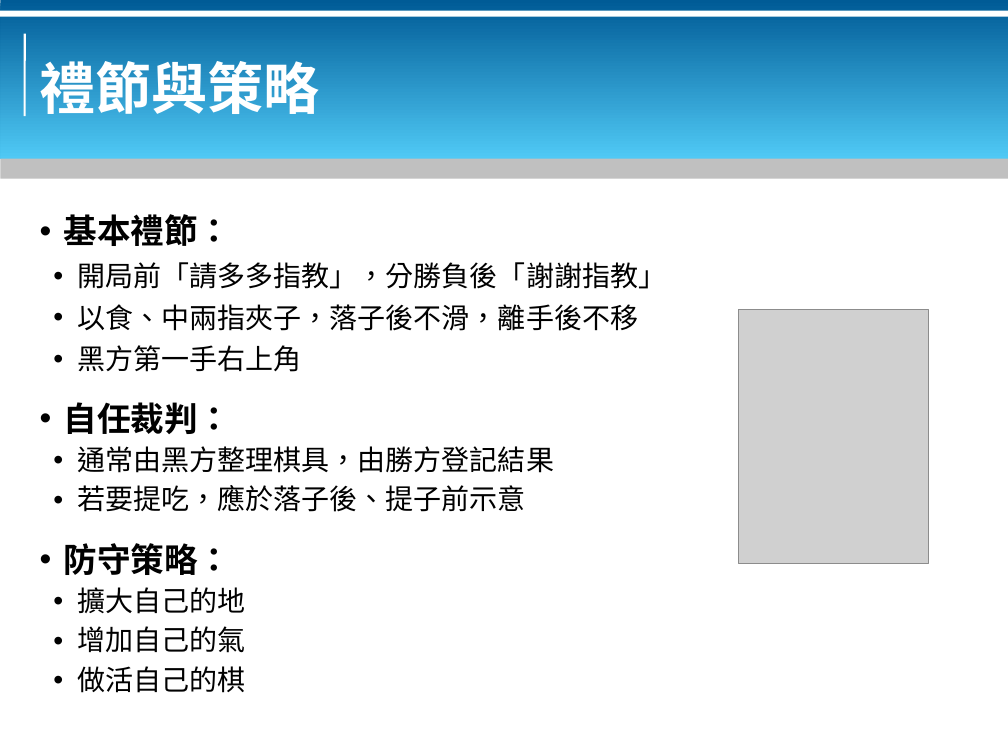
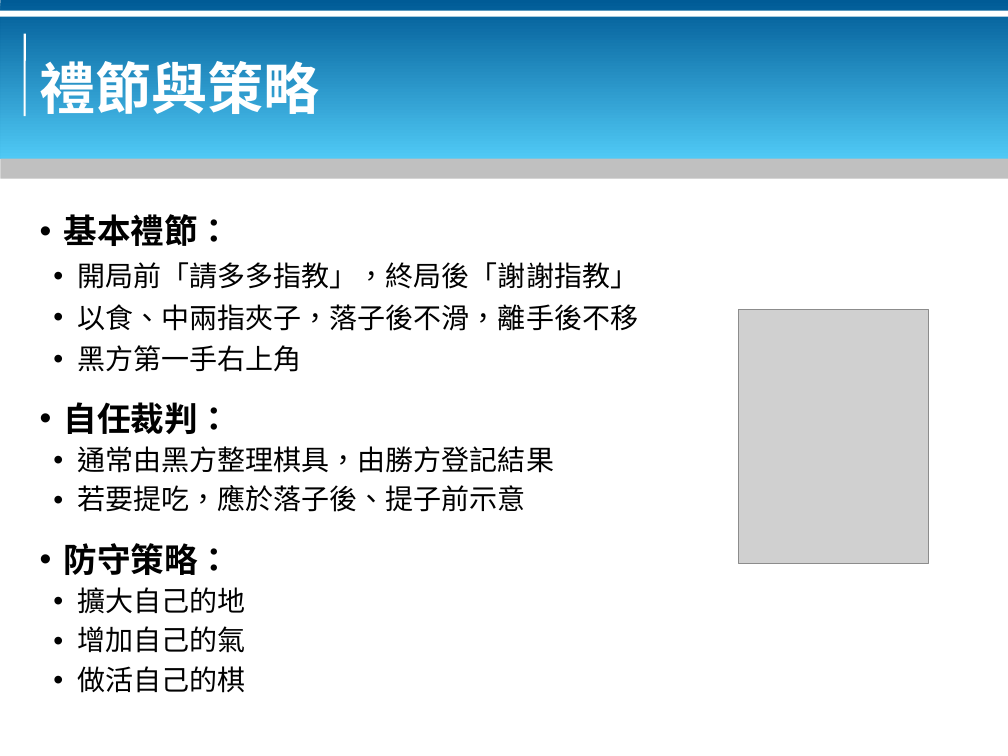
Before and after one commit to bluebat/.presentations, a slide deck: slide 5 of go-doorway.odp. Drawn at 1008x756 pixels with LibreOffice and Linux fonts; fonts in the diff are those of the drawing; grey boxes stand for pictures; background and template pictures are left out. Boxes give left, top, right and bottom in pixels: in the first picture for what was removed or moved away, otherwise in the second. Text is boxed around its words. In the diff, an @@ line names an element or a change of style, - is before the commit and + after.

```diff
--- a/go-doorway.odp
+++ b/go-doorway.odp
@@ text at (x1=77, y1=262, x2=638, y2=289): text changed @@
-• 開局前「請多多指教」，分勝負後「謝謝指教」
+• 開局前「請多多指教」，終局後「謝謝指教」
```
Also in this commit, not shown: 1 other file.
